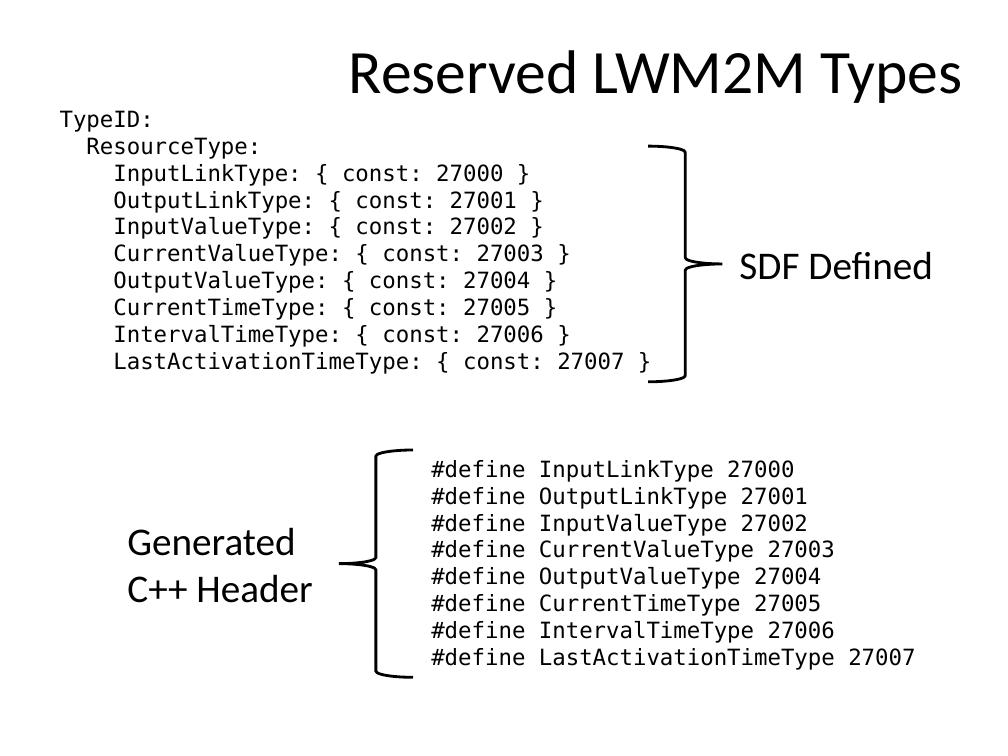
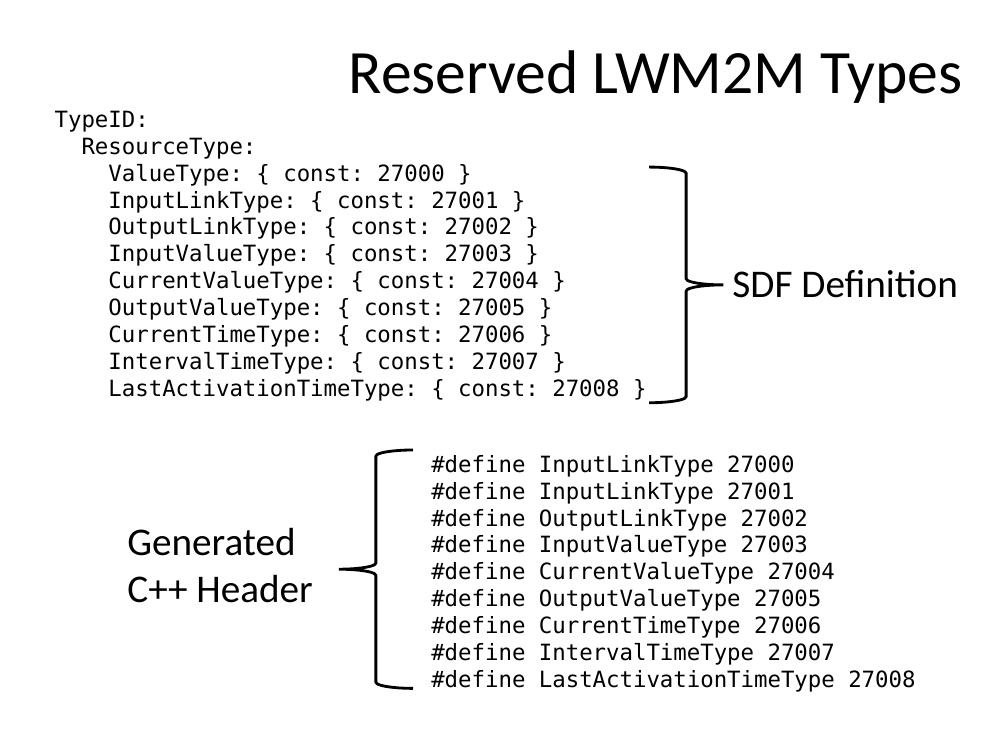
Before and after one commit to mjkoster/ObjectFlow, a slide deck: slide 18 of Documents/ObjectFlow.pptx. Drawn at 1008x756 pixels with LibreOffice and Linux fonts; fonts in the diff are those of the drawing. Boxes give left, top, right and bottom in pixels: in the first picture for what was removed or moved away, otherwise in the second. Text is boxed around its words. In the diff, an @@ line names an element or a change of style, - is before the commit and + after.

```diff
--- a/Documents/ObjectFlow.pptx
+++ b/Documents/ObjectFlow.pptx
@@ text at box(55, 110, 619, 401): text changed @@
-TypeID:
-ResourceType:
-InputLinkType: { const: 27000 }
-OutputLinkType: { const: 27001 }
-InputValueType: { const: 27002 }
-CurrentValueType: { const: 27003 }
-OutputValueType: { const: 27004 }
-CurrentTimeType: { const: 27005 }
-IntervalTimeType: { const: 27006 }
-LastActivationTimeType: { const: 27007 }
+TypeID:
+ResourceType:
+ValueType: { const: 27000 }
+InputLinkType: { const: 27001 }
+OutputLinkType: { const: 27002 }
+InputValueType: { const: 27003 }
+CurrentValueType: { const: 27004 }
+OutputValueType: { const: 27005 }
+CurrentTimeType: { const: 27006 }
+IntervalTimeType: { const: 27007 }
+LastActivationTimeType: { const: 27008 }
@@ right brace: place and size @@
-right brace at box(648, 146, 723, 382)
+right brace at box(649, 167, 724, 403)
@@ text at box(732, 270, 958, 298): text changed @@
-SDF Defined
+SDF Definition
@@ right brace: place and size @@
-right brace at box(339, 450, 413, 677)
+right brace at box(339, 450, 413, 687)
@@ text at box(431, 455, 915, 692): text changed @@
-#define InputLinkType 27000
-#define OutputLinkType 27001
-#define InputValueType 27002
-#define CurrentValueType 27003
-#define OutputValueType 27004
-#define CurrentTimeType 27005
-#define IntervalTimeType 27006
-#define LastActivationTimeType 27007
+#define InputLinkType 27000
+#define InputLinkType 27001
+#define OutputLinkType 27002
+#define InputValueType 27003
+#define CurrentValueType 27004
+#define OutputValueType 27005
+#define CurrentTimeType 27006
+#define IntervalTimeType 27007
+#define LastActivationTimeType 27008
```
Also in this commit, not shown: 4 other slides changed, 5 other files.
